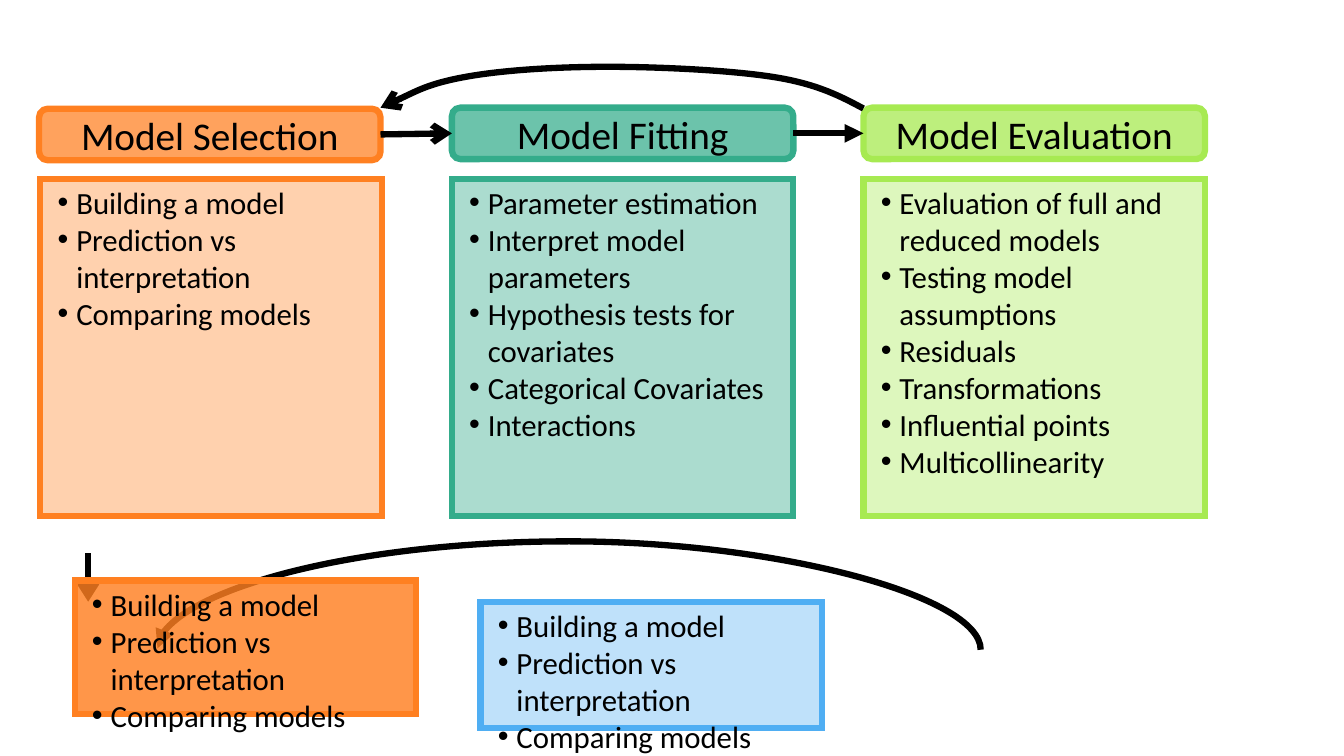
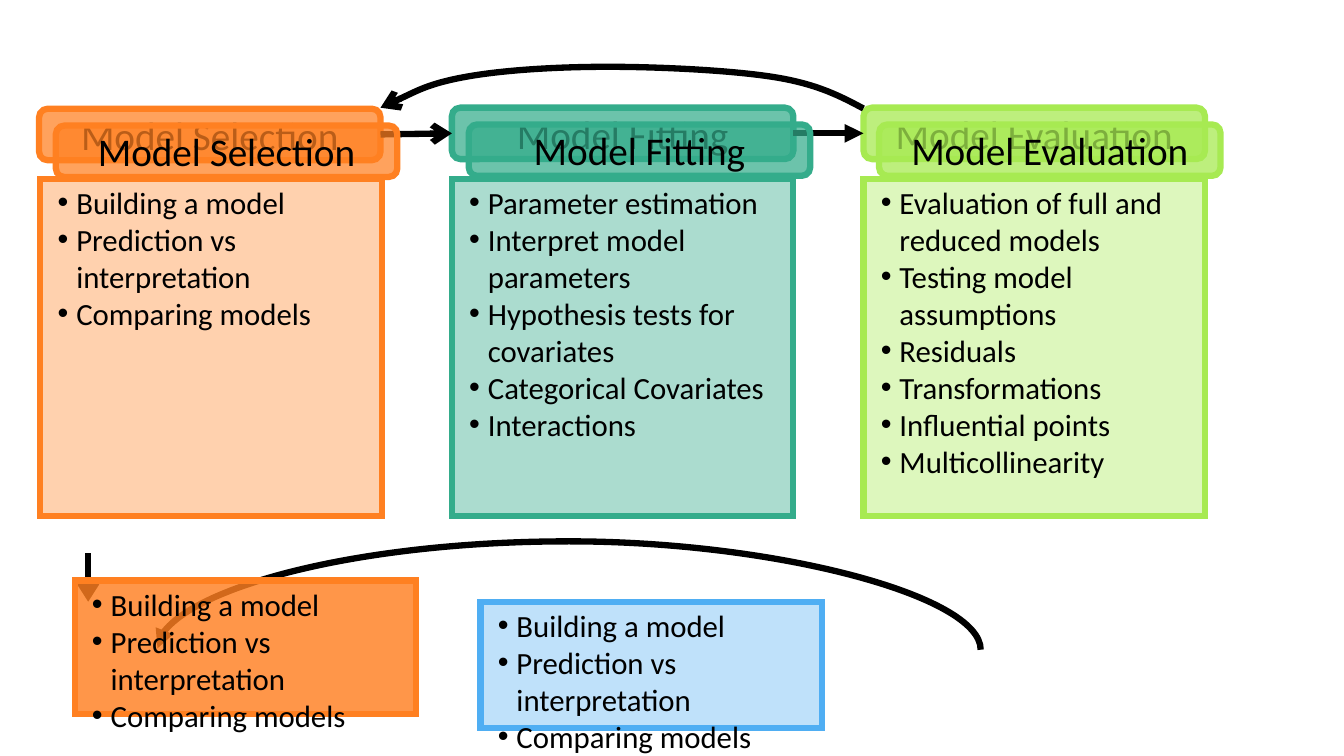
Before and after one commit to nwakim/W2024_BSTA_512, a slide deck: slide 1 of images/Regression_analysis_process.pptx. Drawn at 1344x756 pixels with LibreOffice and Linux fonts; fonts in the diff are those of the drawing. Boxes give left, top, right and bottom in pixels: in the first picture for what was removed or moved away, otherwise in the second. Text is boxed around its words. In the diff, an @@ line names an element or a change of style, - is before the commit and + after.

```diff
--- a/images/Regression_analysis_process.pptx
+++ b/images/Regression_analysis_process.pptx
@@ rounded rectangle added at box(55, 126, 397, 177), fill #FF8021 at 73% opacity, outline #FF8021 4.5 pt, 28 pt, text #000000 @@
+Model Selection
@@ rounded rectangle added at box(469, 124, 811, 175), fill #34AC8B at 72% opacity, outline #34AC8B 4.5 pt, 28 pt, text #000000 @@
+Model Fitting
@@ rounded rectangle added at box(879, 124, 1221, 175), fill #A7EA52 at 75% opacity, outline #A7EA52 4.5 pt, 28 pt, text #000000 @@
+Model Evaluation
```
Also in this commit, not shown: 12 other files.
